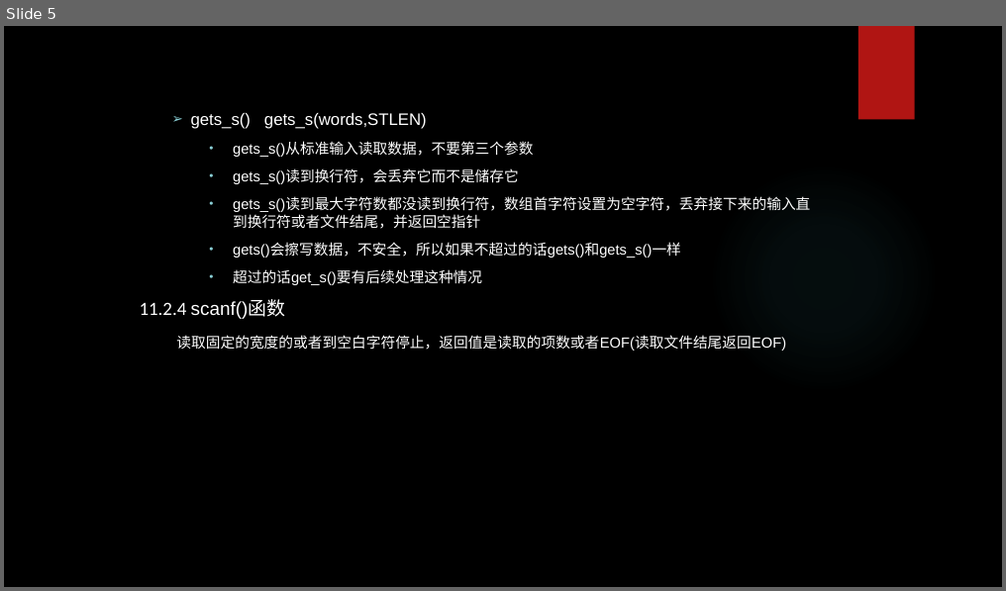
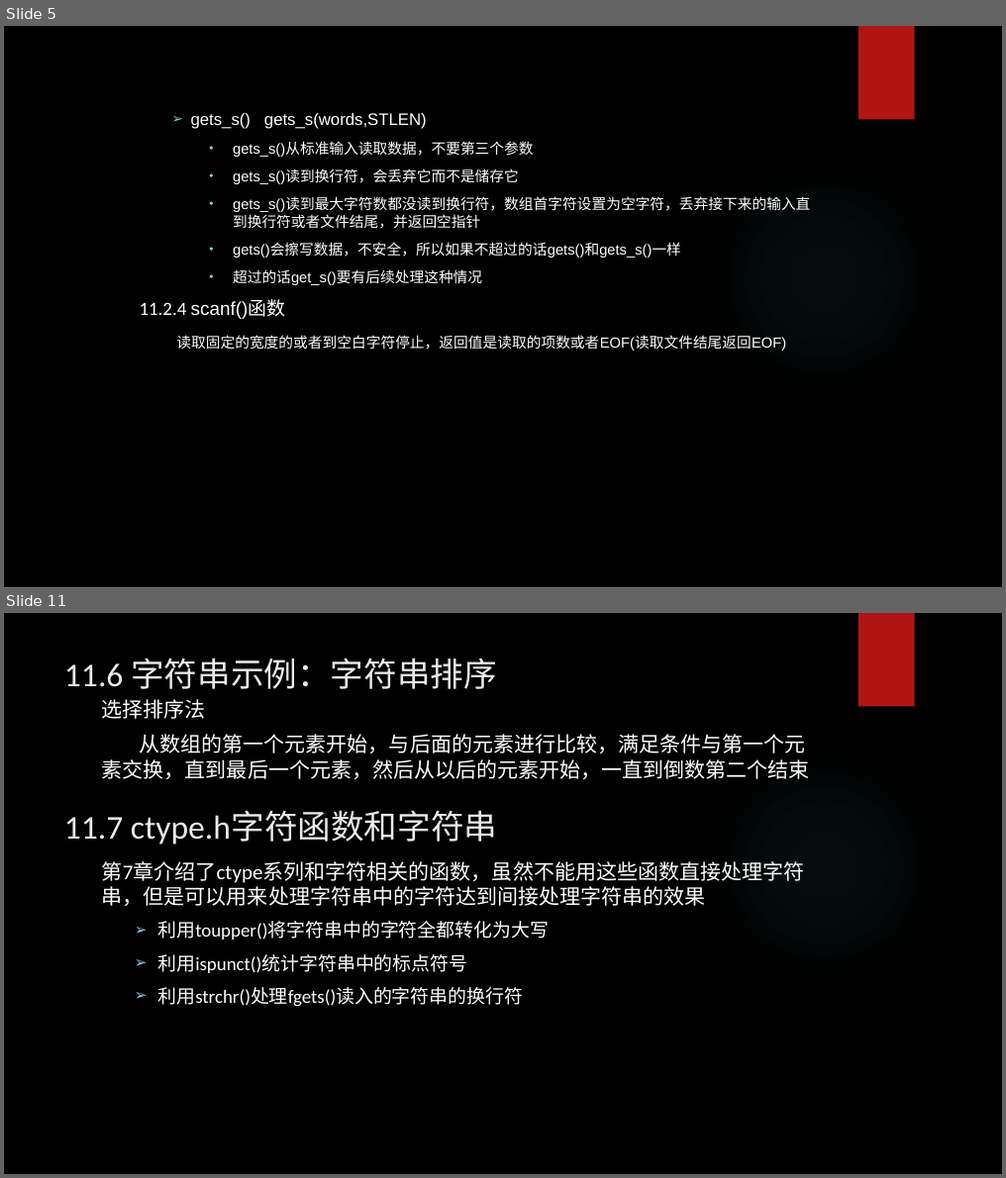
Before and after one commit to tsyin/c_ppt-code, a slide deck: 11字符串和字符串函数.pptx. Shown one above the other, each under a label of ours: slide 5 before the commit, slides 5 and 11 after it; the slides between them are not shown. The pictures are 1006x591 and 1006x1178 pixels, drawn with LibreOffice and Linux fonts; fonts in the diff are those of the drawing; background and template pictures are left out. Boxes give left, top, right and bottom in pixels: in the first picture for what was removed or moved away, otherwise in the second. Text is boxed around its words. In the diff, an @@ line names an element or a change of style, - is before the commit and + after.

```diff
--- a/11字符串和字符串函数.pptx
+++ b/11字符串和字符串函数.pptx
@@ slide 11 added at (4, 613, 1002, 1174), background picture (left out); not listed: 2 template elements that a slide beside it also shows @@
@@ title added at (64, 658, 497, 689), 32 pt, text #EBEBEB @@
+11.6 字符串示例：字符串排序
@@ text added at (102, 699, 810, 779), 20 pt, text #FFFFFF @@
+选择排序法
+从数组的第一个元素开始，与后面的元素进行比较，满足条件与第一个元素交换，直到最后一个元素，然后从以后的元素开始，一直到倒数第二个结束
@@ text added at (64, 811, 497, 845), 32 pt, text #EBEBEB @@
+11.7 ctype.h字符函数和字符串
@@ text added at (102, 861, 805, 1007), 18 pt, text #FFFFFF @@
+第7章介绍了ctype系列和字符相关的函数，虽然不能用这些函数直接处理字符串，但是可以用来处理字符串中的字符达到间接处理字符串的效果
+  ➢ 利用toupper()将字符串中的字符全都转化为大写
+  ➢ 利用ispunct()统计字符串中的标点符号
+  ➢ 利用strchr()处理fgets()读入的字符串的换行符
```
Also in this commit, not shown: 1 slide changed, 7 other slides added, 3 other files.
